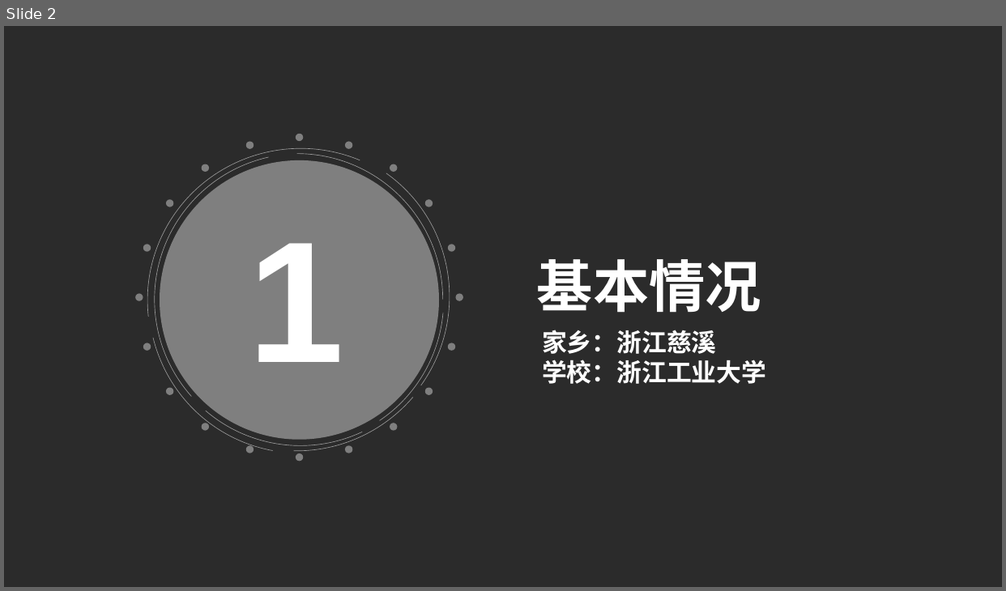
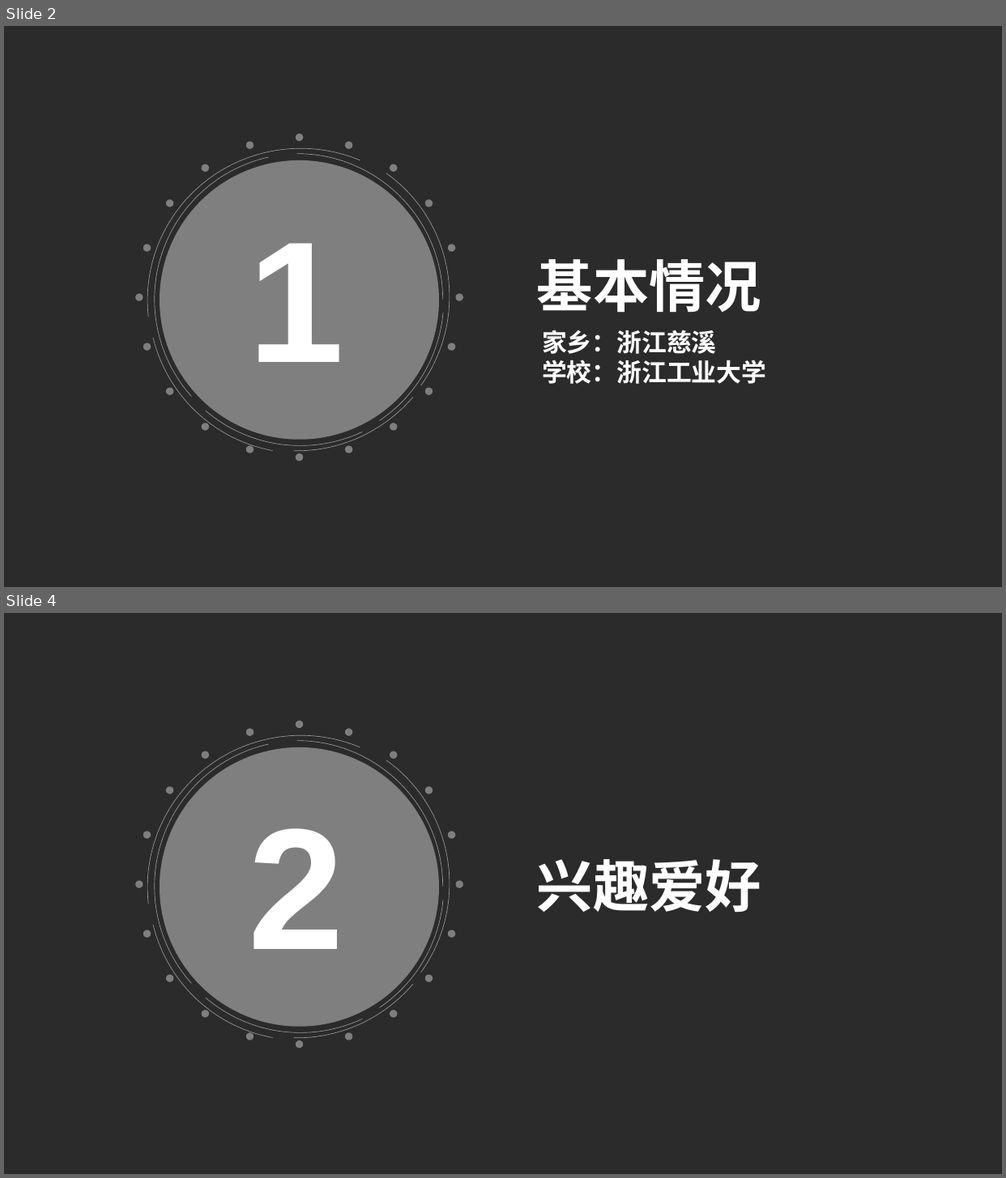
Before and after one commit to KiswichOldRepositories/Trans, a slide deck: source/张琪伟个人简介.pptx. Shown one above the other, each under a label of ours: slide 2 before the commit, slides 2 and 4 after it; the slides between them are not shown. The pictures are 1006x591 and 1006x1178 pixels, drawn with LibreOffice and Linux fonts; fonts in the diff are those of the drawing; background and template pictures are left out; a plain dark background stands for a picture behind light text. Boxes give left, top, right and bottom in pixels: in the first picture for what was removed or moved away, otherwise in the second. Text is boxed around its words. In the diff, an @@ line names an element or a change of style, - is before the commit and + after.

```diff
--- a/source/张琪伟个人简介.pptx
+++ b/source/张琪伟个人简介.pptx
@@ slide 4 added at bbox=[4, 613, 1002, 1174], background picture (left out) @@
@@ group added at bbox=[83, 671, 513, 1101]: 4 freeform shapes @@
@@ text added at bbox=[248, 828, 343, 949], 166 pt, text #FFFFFF, bold @@
+2
@@ text added at bbox=[537, 859, 761, 913], 54 pt, text #FFFFFF, bold @@
+兴趣爱好
@@ group added at bbox=[95, 681, 506, 1093]: 21 ellipses, 4 freeform shapes @@
```
Also in this commit, not shown: 1 slide changed, 3 other slides added, 2 other files.
